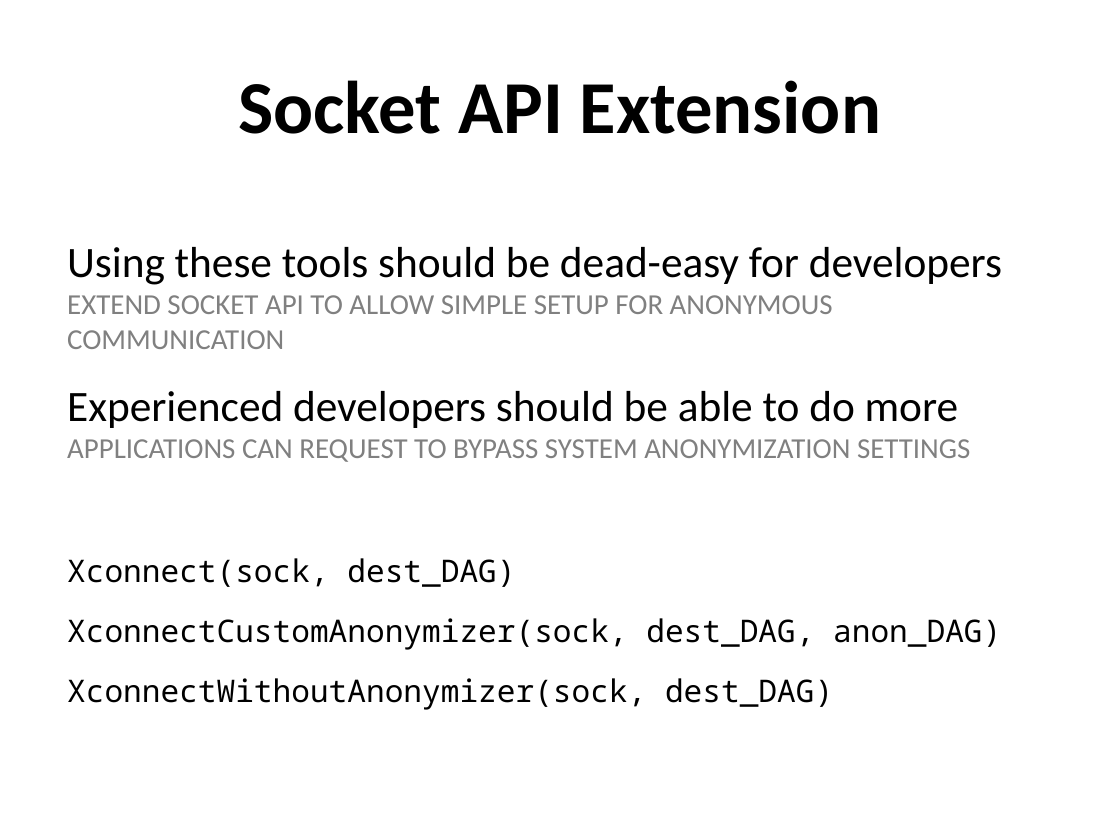
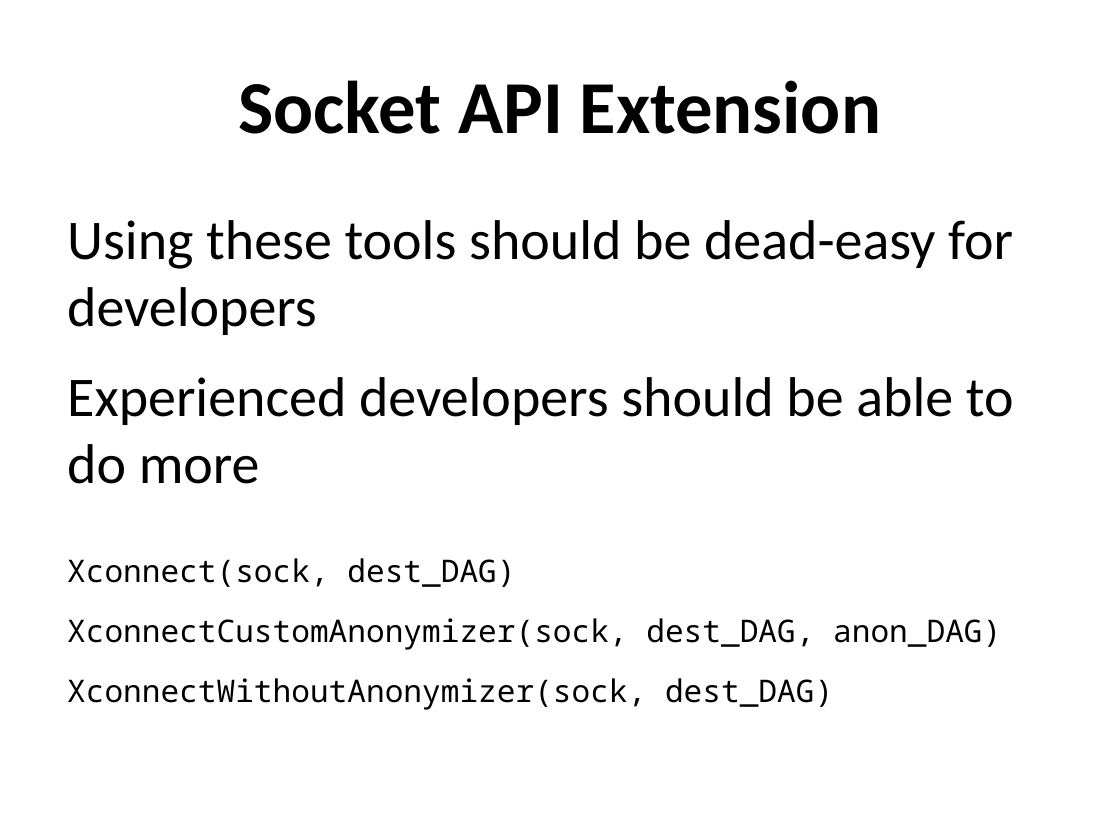
Before and after one commit to nfeltman/XIAnon, a slide deck: slide 17 of Presentation/Anonymity In XIA.pptx (slide 14 before the commit). Drawn at 1120x840 pixels with LibreOffice and Linux fonts; fonts in the diff are those of the drawing. Boxes give left, top, right and bottom in pixels: in the first picture for what was removed or moved away, otherwise in the second. Text is boxed around its words. In the diff, an @@ line names an element or a change of style, - is before the commit and + after.

```diff
--- a/Presentation/Anonymity In XIA.pptx
+++ b/Presentation/Anonymity In XIA.pptx
@@ text "Using these tools should be ..." at (x1=67, y1=220, x2=1014, y2=484): size 27.9 to 36 pt @@
@@ text at (x1=67, y1=295, x2=833, y2=349): paragraph removed @@
-  EXTEND SOCKET API TO ALLOW SIMPLE SETUP FOR ANONYMOUS COMMUNICATION
@@ text at (x1=67, y1=439, x2=970, y2=462): paragraph removed @@
-  APPLICATIONS CAN REQUEST TO BYPASS SYSTEM ANONYMIZATION SETTINGS
```
Also in this commit, not shown: 14 other slides changed, 3 slides added.
